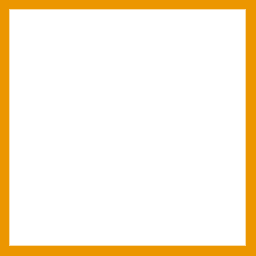
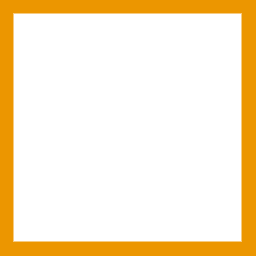
The second 256px x 256px image is a revision of the first. Changes to its layers:
painted on "Layer 1" over left=9, top=9, right=246, bottom=246
